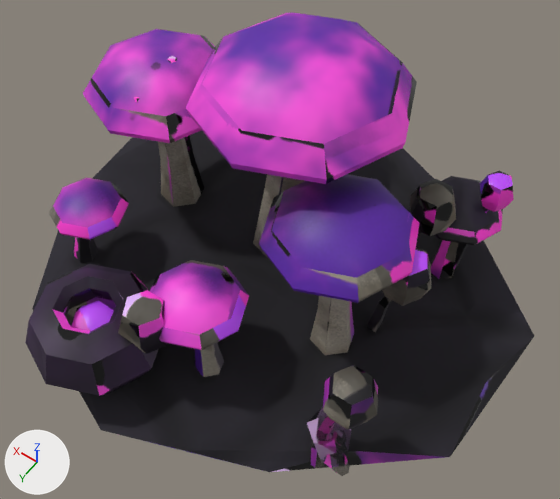
The FBX model modelos/catalogo/vegetacion_monstruo/esporas_suelo/esporas_suelo.fbx: old version first, new version second.
Rendered twice from a 50 mm lens placed at (-0.0406, 0.0517, 0.0865), pointed at (-0.0066, 0.0041, 0.0117). The axes (+X, +Y, +Z) are drawn at lower left. The lights are the same throughout. The older version comes first. Where no turn or scale is listed for an object, it has been applied to the vertices. Vertices at exactly the same position are counted once.

Names of what the first picture shows: 'esporas_suelo', 'esporas_suelo_cristal', 'esporas_suelo_neon', 'esporas_suelo_neon_magenta'.
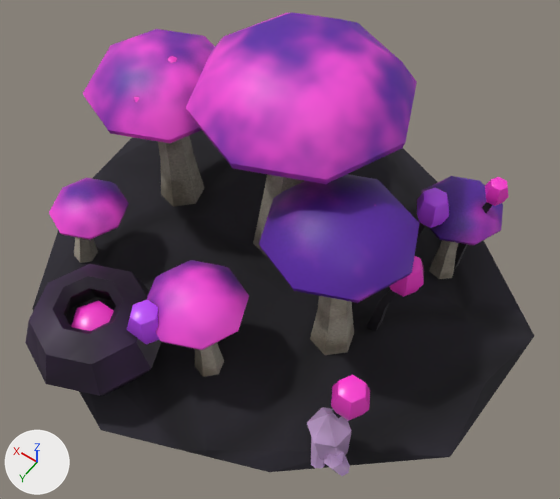
What differs and where, as boxes (x1, y1, x2, y2) in the pictures (560 x 499 px; the box of a moved part takes in the faces that stretch with it):
'esporas_suelo_neon_magenta', reshaped
    before: (71, 56, 514, 430)
    after: (71, 56, 509, 421)
'esporas_suelo_neon', reshaped (11% shorter)
    before: (118, 179, 456, 354)
    after: (127, 188, 449, 344)
part 1 of me_esporas_suelo_001, surface changed
    both: (47, 13, 503, 472)
part 2 of me_esporas_suelo_cristal_001, surface changed
    both: (307, 407, 351, 476)
part 3 of me_esporas_suelo_neon_magenta_001, moved or reshaped
    before: (382, 246, 431, 306)
    after: (389, 256, 424, 297)
part 4 of me_esporas_suelo_neon_magenta_001, moved or reshaped
    before: (480, 171, 514, 212)
    after: (485, 177, 509, 206)
part 5 of me_esporas_suelo_neon_magenta_001, moved or reshaped
    before: (323, 365, 378, 430)
    after: (331, 375, 370, 421)
part 6 of me_esporas_suelo_neon_magenta_001, surface changed
    before: (71, 56, 514, 430)
    after: (71, 56, 509, 421)
part 7 of me_esporas_suelo_neon_001, added (purple)
    after: (127, 300, 160, 344)
part 8 of me_esporas_suelo_neon_001, added (purple)
    after: (417, 188, 449, 228)
part 9 of me_esporas_suelo_neon_001, deleted
    before: (118, 290, 167, 354)
part 10 of me_esporas_suelo_neon_001, deleted
    before: (410, 179, 456, 236)

Diff of the bpy script that builds the scene:
```diff
--- a/modelos/catalogo/vegetacion_monstruo/esporas_suelo/esporas_suelo.fbx.py
+++ b/modelos/catalogo/vegetacion_monstruo/esporas_suelo/esporas_suelo.fbx.py
@@ me_esporas_suelo_cristal_001 @@
 me_esporas_suelo_cristal_001.from_pydata(...)  # 50 vertices, 84 faces; spans x -0.02689..-0.02106, y 0.01525..0.02087, z 0.00041..0.01065
+# me_esporas_suelo_cristal_001 part 2: texture (UV) coordinates of 84 of 84 faces, centred in x -0.02654..-0.02162, y 0.0157..0.02052, z 0.00057..0.0088, changed; they spanned u 0.29..0.99, v 0.07..1.0 and now span u 0.19..0.99, v 0.22..0.99
 me_esporas_suelo_cristal_001.materials.append(mat_esporas_suelo_mat_cristal)
@@ me_esporas_suelo_001 @@
 me_esporas_suelo_001.from_pydata(...)  # 745 vertices, 1444 faces; spans x -0.0365..0.0308, y -0.0329..0.0325, z -0.003..0.0353
+# me_esporas_suelo_001 part 1: texture (UV) coordinates of 1440 of 1444 faces, centred in x -0.0354..0.0294, y -0.0287..0.0312, z -0.0026..0.0344, changed; they spanned u 0.0..1.0, v 0.0..0.99 and now span u 0.0..0.99, v 0.0..0.99
 me_esporas_suelo_001.materials.append(mat_esporas_suelo_mat)
@@ me_esporas_suelo_neon_001 @@
-me_esporas_suelo_neon_001.from_pydata(...)  # 60 vertices, 108 faces; spans x -0.0229..0.0099, y -0.0221..0.0247, z 0.0086..0.0199
+me_esporas_suelo_neon_001.from_pydata(...)  # 60 vertices, 108 faces; spans x -0.022..0.0092, y -0.0215..0.0239, z 0.0098..0.0187
+# me_esporas_suelo_neon_001 part 7: a new loose piece, a UV sphere (6 segments, 4 rings, poles along z) spanning x -0.0032..0.0015, y 0.0198..0.0239, z 0.0098..0.0157, in mat_esporas_suelo_mat_neon
+# me_esporas_suelo_neon_001 part 8: a new loose piece, a UV sphere (6 segments, 4 rings, poles along z) spanning x -0.022..-0.0176, y -0.011..-0.0072, z 0.0132..0.0187, in mat_esporas_suelo_mat_neon
+# me_esporas_suelo_neon_001 part 9: the loose piece of 20 vertices spanning x -0.0042..0.0024, y 0.0189..0.0247, z 0.0086..0.0169 is deleted
+# me_esporas_suelo_neon_001 part 10: the loose piece of 20 vertices spanning x -0.0229..-0.0167, y -0.0118..-0.0064, z 0.0121..0.0199 is deleted
+# other edits to the shape of me_esporas_suelo_neon_001 do not show in these pictures
 me_esporas_suelo_neon_001.materials.append(mat_esporas_suelo_mat_neon)
@@ me_esporas_suelo_neon_magenta_001 @@
-me_esporas_suelo_neon_magenta_001.from_pydata(...)  # 254 vertices, 456 faces; spans x -0.0278..0.0162, y -0.0164..0.0263, z 0.0055..0.0332
+me_esporas_suelo_neon_magenta_001.from_pydata(...)  # 254 vertices, 456 faces; spans x -0.0269..0.0162, y -0.0158..0.0263, z 0.0055..0.0332
+# me_esporas_suelo_neon_magenta_001 part 3: the loose piece of 20 vertices spanning x -0.0251..-0.0184, y -0.0024..0.0034, z 0.0105..0.0188 is scaled about its middle by 0.706
+# me_esporas_suelo_neon_magenta_001 part 4: the loose piece of 20 vertices spanning x -0.0274..-0.023, y -0.0164..-0.0125, z 0.0148..0.0204 is scaled about its middle by 0.701
+# me_esporas_suelo_neon_magenta_001 part 5: the loose piece of 20 vertices spanning x -0.0278..-0.0213, y 0.0137..0.0193, z 0.0088..0.0169 is scaled about its middle by 0.706
+# me_esporas_suelo_neon_magenta_001 part 6: 418 kept faces spanning x -0.0269..0.0162, y -0.0158..0.0263, z 0.0055..0.0332 get new texture (UV) coordinates
 me_esporas_suelo_neon_magenta_001.materials.append(mat_esporas_suelo_mat_neon)
```
